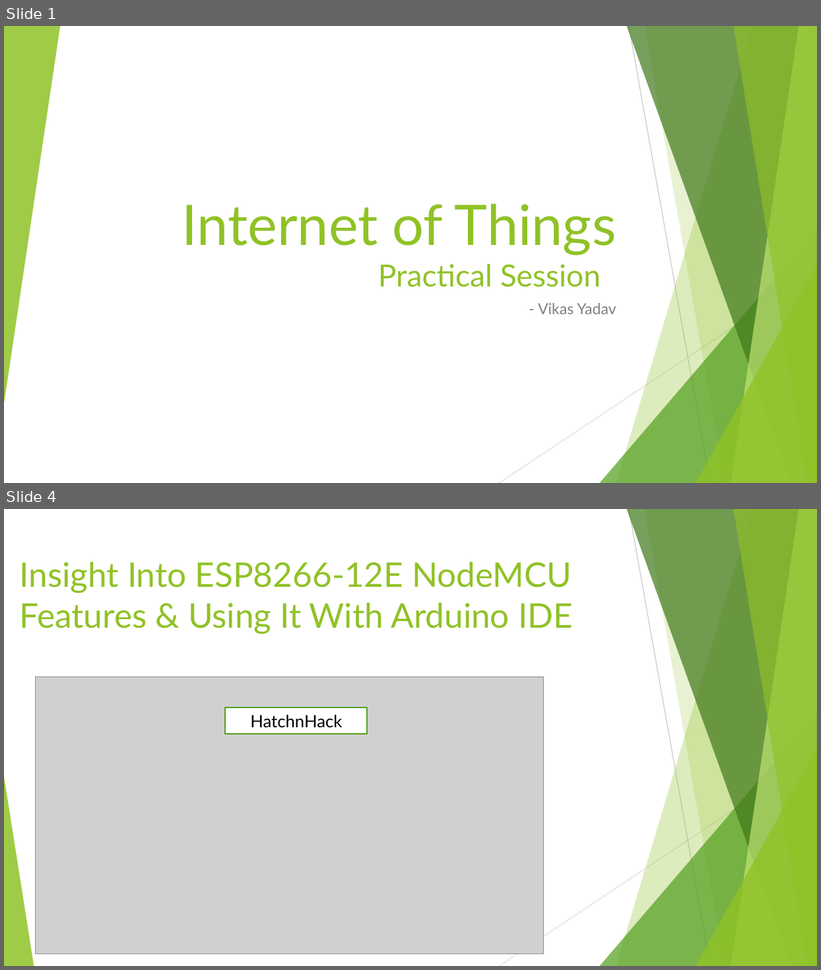
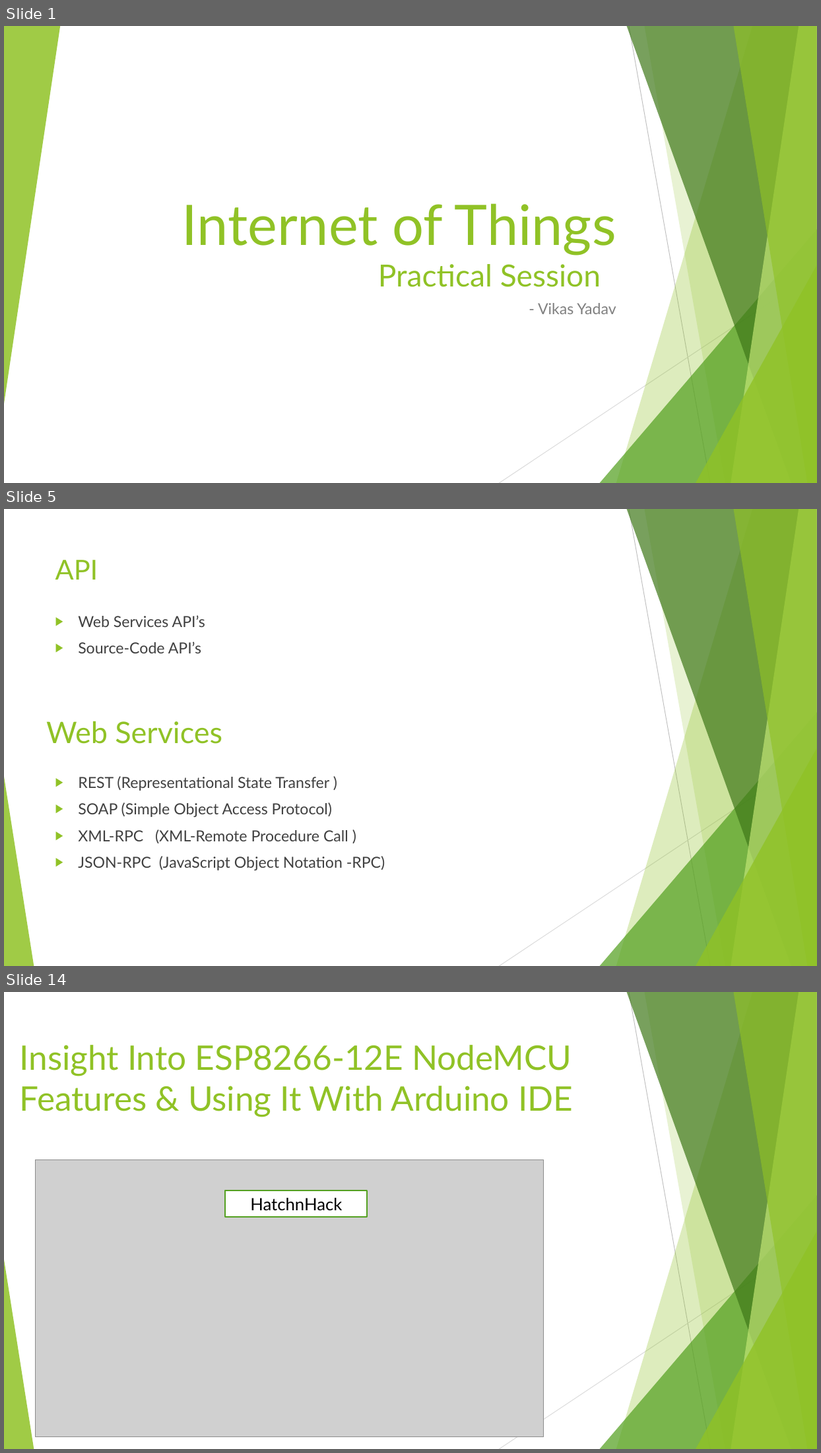
Before and after one commit to vikasyadavnsit/vikasyadavnsit.github.io, a slide deck: Internet of Things.pptx. Shown one above the other, each under a label of ours: slides 1 and 4 before the commit, slides 1, 5 and 14 after it; the slides between them are not shown. The pictures are 821x970 and 821x1453 pixels, drawn with LibreOffice and Linux fonts; fonts in the diff are those of the drawing; grey boxes stand for pictures. Boxes give left, top, right and bottom in pixels: in the first picture for what was removed or moved away, otherwise in the second. Text is boxed around its words. In the diff, an @@ line names an element or a change of style, - is before the commit and + after.

```diff
--- a/Internet of Things.pptx
+++ b/Internet of Things.pptx
@@ slide 5 added at box(4, 509, 817, 966), background #FFFFFF; not listed: 10 template elements that a slide beside it also shows @@
@@ title added at box(55, 560, 98, 580), 32.4 pt, text #90C226 @@
+API
@@ text added at box(78, 615, 205, 654), 18 pt, text #404040 @@
+▶ Web Services API’s
+▶ Source-Code API’s
@@ text added at box(46, 722, 222, 744), 35.1 pt, text #90C226 @@
+Web Services
@@ text added at box(78, 776, 385, 871), 18 pt, text #404040 @@
+▶ REST (Representational State Transfer )
+▶ SOAP (Simple Object Access Protocol)
+▶ XML-RPC (XML-Remote Procedure Call )
+▶ JSON-RPC (JavaScript Object Notation -RPC)
@@ what was slide 4 is now slide 14 @@
```
Also in this commit, not shown: 4 slides changed, 15 other slides added.
